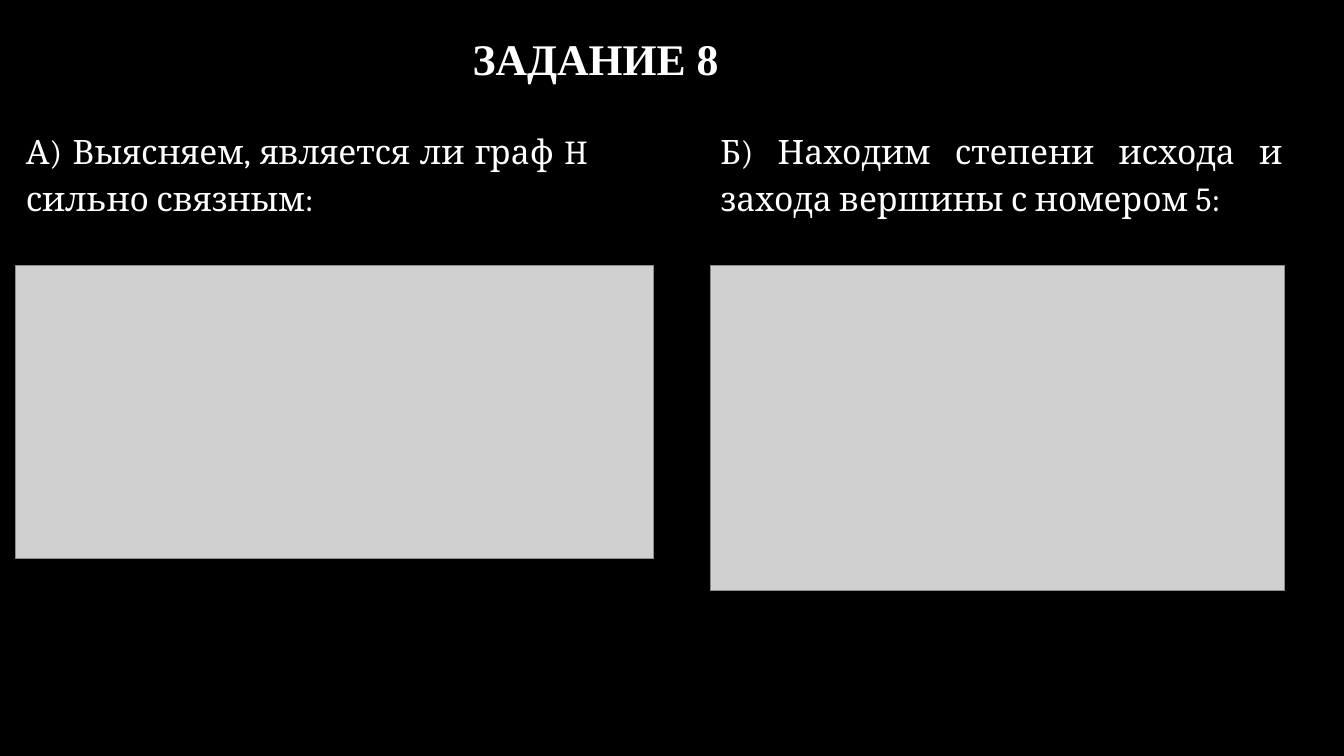
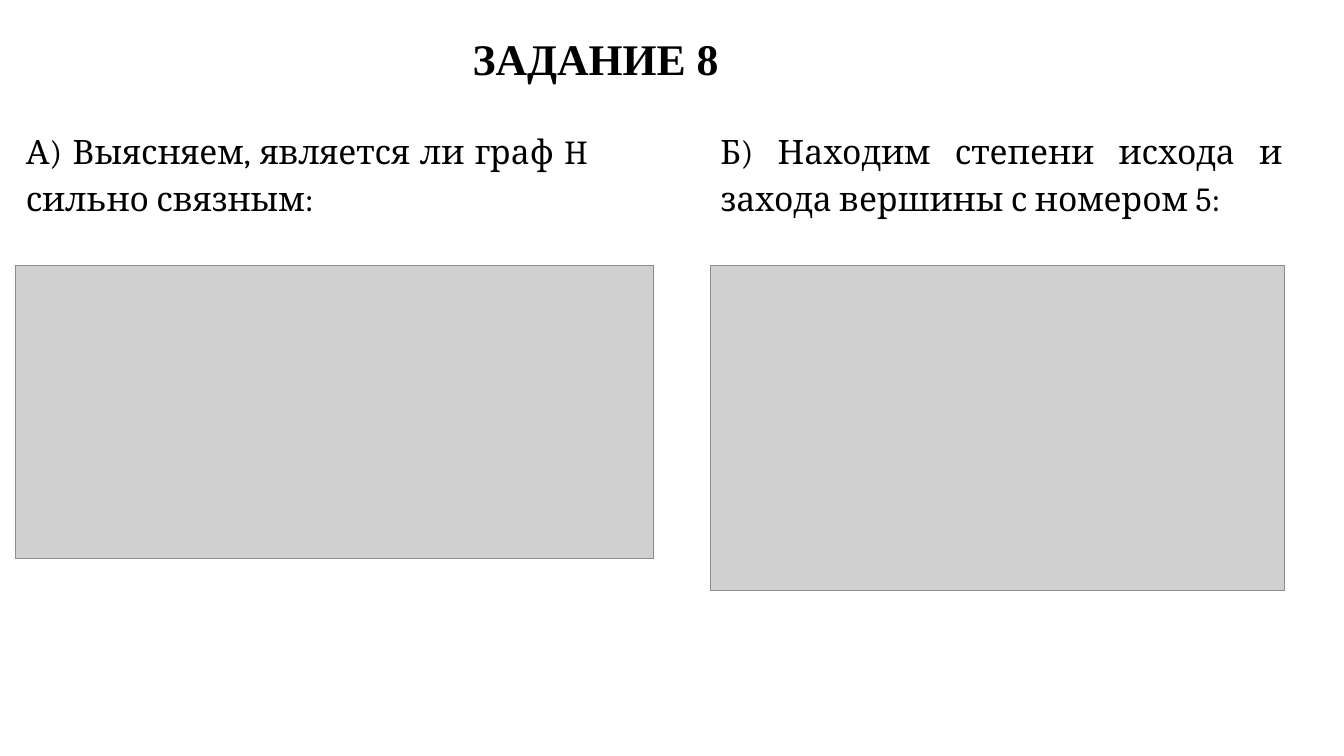
Before and after one commit to Lustitel/PPP_Labs, a slide deck: slide 23 of Lab2 презентация.pptx. Drawn at 1344x756 pixels with LibreOffice and Linux fonts; fonts in the diff are those of the drawing; grey boxes stand for pictures; background and template pictures are left out. Boxes give left, top, right and bottom in pixels: in the first picture for what was removed or moved away, otherwise in the second. Text is boxed around its words. In the diff, an @@ line names an element or a change of style, - is before the commit and + after.

```diff
--- a/Lab2 презентация.pptx
+++ b/Lab2 презентация.pptx
@@ background picture (left out) to #FFFFFF @@
@@ text "ЗАДАНИЕ 8" at [473, 46, 719, 83]: text colour gradient #FFFFFF to #A6A6A6 to #000000 @@
@@ text "А) Выясняем, является ли граф ..." at [26, 138, 587, 212]: text colour #FFFFFF to #000000 @@
@@ text "Б) Находим степени исхода и ..." at [720, 140, 1282, 219]: text colour #FFFFFF to #000000 @@
```
Also in this commit, not shown: 24 other slides changed, 1 other file.
